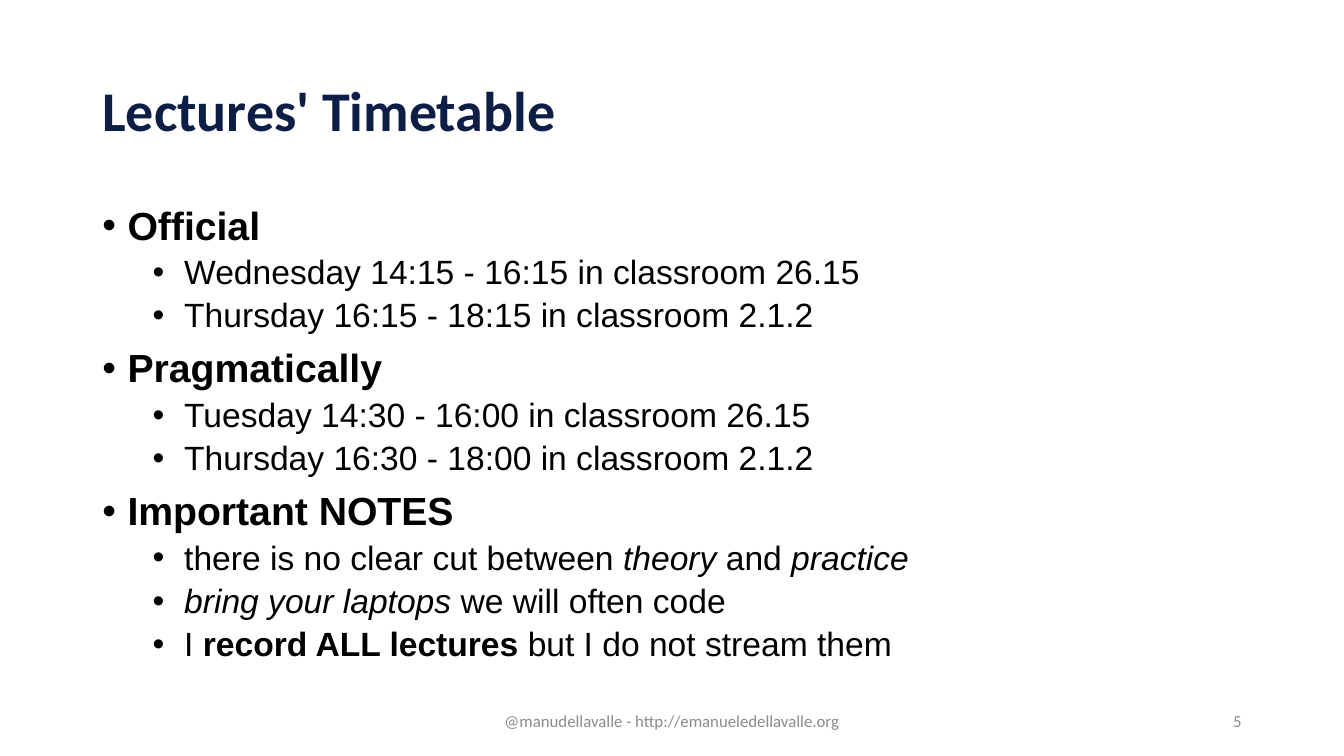
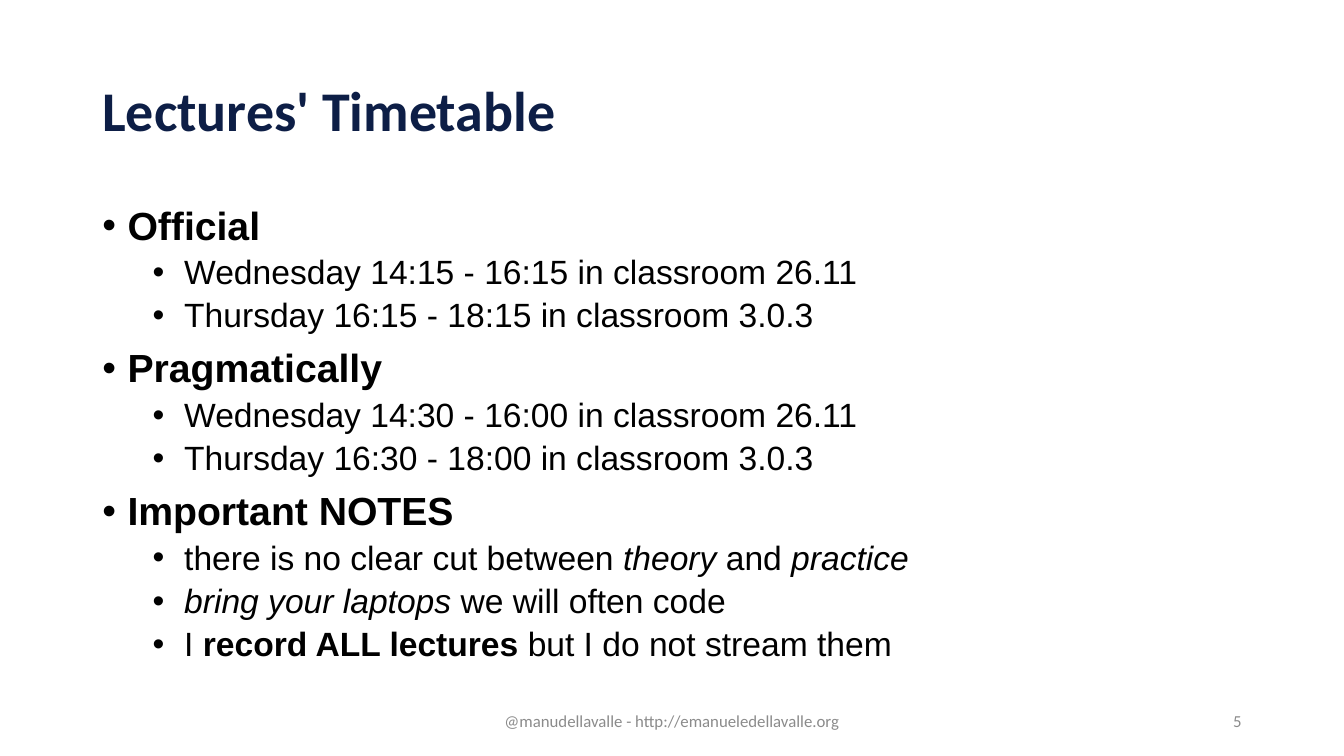
Before and after one commit to eugeniovaretti/streaming-data-analytics, a slide deck: slide 5 of lectures/00a_admin/00a_admin.pptx. Drawn at 1344x756 pixels with LibreOffice and Linux fonts; fonts in the diff are those of the drawing; background and template pictures are left out. Boxes give left, top, right and bottom in pixels: in the first picture for what was removed or moved away, otherwise in the second. Text is boxed around its words. In the diff, an @@ line names an element or a change of style, - is before the commit and + after.

```diff
--- a/lectures/00a_admin/00a_admin.pptx
+++ b/lectures/00a_admin/00a_admin.pptx
@@ text at <box>184,259,858,334</box>: text changed @@
-  • Wednesday 14:15 - 16:15 in classroom 26.15
-  • Thursday 16:15 - 18:15 in classroom 2.1.2
+  • Wednesday 14:15 - 16:15 in classroom 26.11
+  • Thursday 16:15 - 18:15 in classroom 3.0.3
@@ text at <box>184,402,858,477</box>: text changed @@
-  • Tuesday 14:30 - 16:00 in classroom 26.15
-  • Thursday 16:30 - 18:00 in classroom 2.1.2
+  • Wednesday 14:30 - 16:00 in classroom 26.11
+  • Thursday 16:30 - 18:00 in classroom 3.0.3
```
Also in this commit, not shown: 4 other slides changed.
